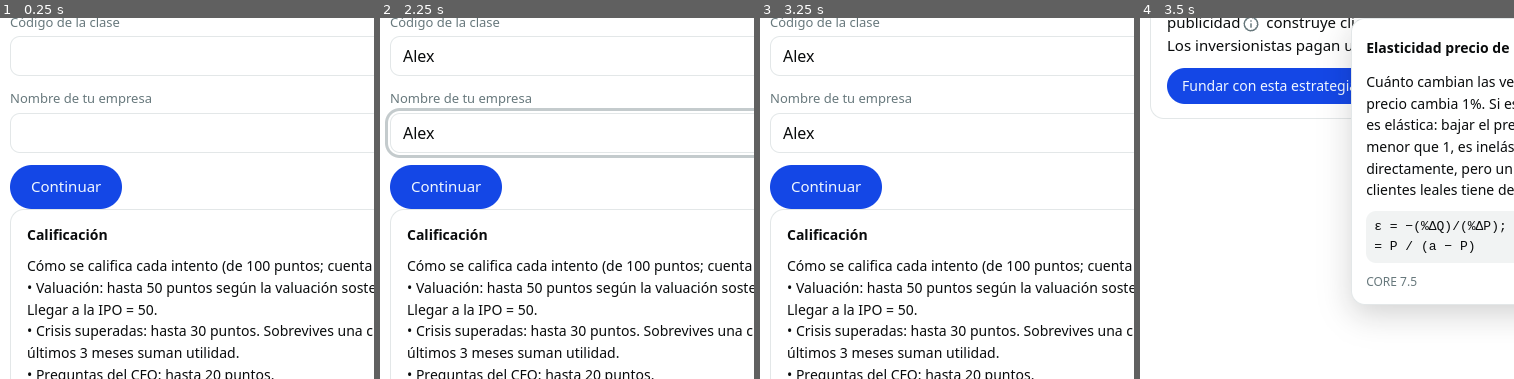
Above: before the commit, frames 1-4 (left to right).
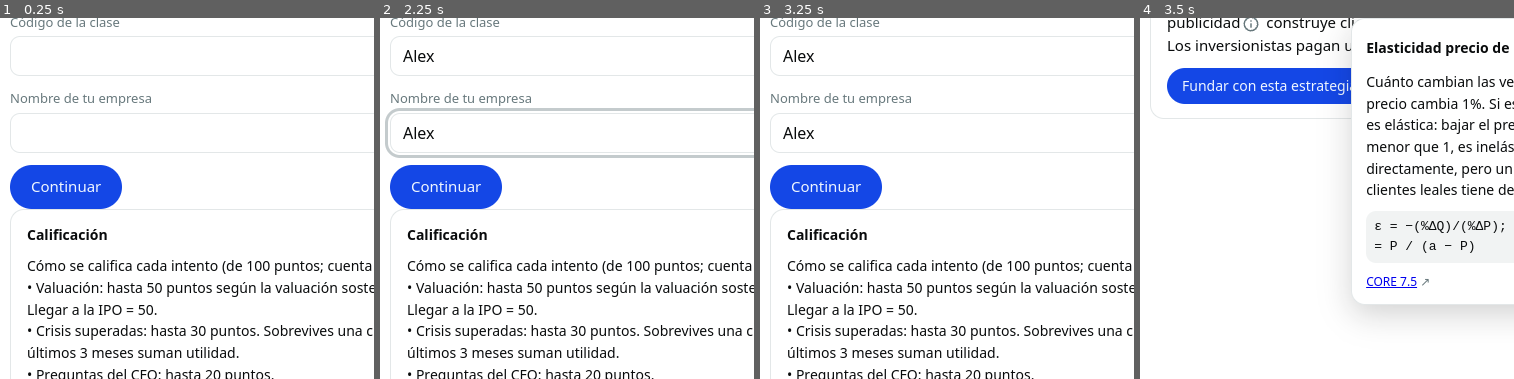
Above: after the commit, the same moments.

Repository: marionomics/econ-business-game
Game: browser game, page index.html
Two runs of this game, one before a commit and one after it. Both use one fixed random seed, a clock stepped at 60 frames per second and the inputs below.
Inputs (mouse positions are % of the whole screen's width and height, from its top left):
- Up to frame 1 (0.25 s): no input
- Up to frame 2 (2.25 s): click (50, 22) at 0.27 s; type "Alex" at 0.27 s; click (50, 32) at 0.52 s; type "Alex" at 0.52 s; click (50, 43) at 0.77 s; type "Alex" at 0.77 s; click (50, 59) at 1.07 s; tap one key every 0.2 s from 1.17 s: C R A N E Enter; click (30, 39) at 1.67 s; click (50, 53) at 1.77 s; type "Alex" at 1.77 s
- Up to frame 3 (3.25 s): press the mouse at (69, 34) at 2.27 s; tap one key every 0.2 s from 2.37 s: M O I S T; release the mouse at (50, 29) at 2.4 s; click (65, 69) at 2.87 s
- Up to frame 4 (3.5 s): click "Continuar" at 3.27 s; tap Enter at 3.37 s; click (32, 36) at 3.47 s
The pictures show only the part of the screen within x 0-50%, y 37-87%; the shares and areas given below are measured in that part.

Frames 1-3 are identical in both runs. In frame 4, 0.2% of the frame differs, in the area x 60-78%, y 71-75%.

Commit message:
feat: links to the CORE textbook
Co-Authored-By: Claude Opus 5.5 <noreply@anthropic.com>
Claude-Session: https://claude.ai/code/session_0186Vbd1wRBqMGj1yCiT1bTD

Diff:
--- /dev/null
+++ b/js/content/core.js
@@ -0,0 +1,18 @@
+// Links to the CORE textbook (The Economy 2.0, Microeconomics, Unit 7), in the reader's language.
+import { getLocale } from './locale.js';
+
+const BASE = 'https://books.core-econ.org/the-economy/microeconomics/';
+export const CORE_SLUGS = {
+  '7.1': '01-winning-brands', '7.2': '02-breakfast-cereal', '7.3': '03-large-scale-production', '7.4': '04-beautiful-cars',
+  '7.5': '05-demand-elasticity-revenue', '7.6': '06-maximize-profit', '7.7': '07-divided-surplus',
+  '7.8': '08-price-setting-competition-market', '7.9': '09-firms-differentiate-products', '7.10': '10-strategic-price-setting',
+  '7.11': '11-decreasing-long-run-costs', '7.12': '12-influencing-market-power', '7.13': '13-summary',
+};
+export function coreUrl(section, locale = getLocale()) {
+  const slug = CORE_SLUGS[section]; if (!slug) return null;
+  return `${BASE}${locale === 'es' ? 'es/' : ''}07-firm-and-customers-${slug}.html`;
+}
+export const coreRefs = (text) => [...String(text ?? '').matchAll(/CORE (7\.\d+)/g)].map((m) => ({ section: m[1], url: coreUrl(m[1]) }));
+// Turns "CORE 7.x" inside already-escaped HTML into links.
+export const linkCore = (html) => html.replace(/CORE (7\.\d+)/g, (all, sec) => { const u = coreUrl(sec);
+  return u ? `<a href="${u}" target="_blank" rel="noopener">${all}</a>` : all; });
--- a/js/ui/components.js
+++ b/js/ui/components.js
@@ -1,6 +1,7 @@
 // String components styled like the shadcn preset. Events are delegated in main.js via data-* attributes.
 import { esc, icon } from './dom.js';
 import { glossaryTerm } from '../content/glossary.js';
+import { linkCore } from '../content/core.js';
 
 export const button = ({ label, variant = 'default', size = 'md', attrs = '', ico = '' }) =>
   `<button class="btn btn-${variant} btn-${size}" ${attrs}>${ico ? icon(ico) : ''}<span>${esc(label)}</span></button>`;
@@ -17,7 +18,7 @@
       out += esc(par.slice(last, m.index)) + `<span class="term">${esc(label)}${infoButton(m[1], label)}</span>`;
       last = m.index + m[0].length;
     }
-    return `<p>${out + esc(par.slice(last))}</p>`;
+    return `<p>${linkCore(out + esc(par.slice(last)))}</p>`;
   }).join('');
 }
 // Like richText but inline (no paragraphs), for labels.
@@ -38,7 +39,7 @@
   const g = glossaryTerm(term); if (!g) return '';
   return `<div class="popover" role="dialog" aria-label="${esc(g.title)}"><div class="popover-head"><strong>${esc(g.title)}</strong>
     <button class="btn btn-ghost btn-icon" data-close-popover aria-label="Cerrar">${icon('close')}</button></div>
-    <p>${esc(g.body)}</p>${g.formula ? `<p class="formula">${esc(g.formula)}</p>` : ''}${g.core ? `<p class="core">${esc(g.core)}</p>` : ''}</div>`;
+    <p>${esc(g.body)}</p>${g.formula ? `<p class="formula">${esc(g.formula)}</p>` : ''}${g.core ? `<p class="core">${linkCore(esc(g.core))} ↗</p>` : ''}</div>`;
 }
 
 export const dialog = ({ title, body, actions = '' }) =>
--- a/js/ui/screens.js
+++ b/js/ui/screens.js
@@ -3,6 +3,7 @@
 import { button, card, dialog, richText, richInline } from './components.js';
 import { fmt, number, gradingIntro, endingText, CFO_NAME, cfoLong } from '../content/copy.js';
 import { glossaryAll } from '../content/glossary.js';
+import { linkCore } from '../content/core.js';
 import { ENDINGS, classifyEnding } from '../sim/endings.js';
 
 export function welcomeScreen(id = {}, error = '') {
@@ -39,6 +40,6 @@
 }
 
 export function manualDialog() {
-  const body = glossaryAll().map((g) => `<h3>${esc(g.title)}</h3><p>${esc(g.body)}</p>${g.formula ? `<p class="formula">${esc(g.formula)}</p>` : ''}${g.core ? `<p class="core">${esc(g.core)}</p>` : ''}`).join('');
+  const body = glossaryAll().map((g) => `<h3>${esc(g.title)}</h3><p>${esc(g.body)}</p>${g.formula ? `<p class="formula">${esc(g.formula)}</p>` : ''}${g.core ? `<p class="core">${linkCore(esc(g.core))} ↗</p>` : ''}`).join('');
   return dialog({ title: fmt('ui.manual'), body: `<div class="glossary">${body}</div>` });
 }
--- /dev/null
+++ b/tests/core-links.test.js
@@ -0,0 +1,24 @@
+import { test } from 'node:test';
+import assert from 'node:assert/strict';
+import { CORE_SLUGS, coreUrl, coreRefs } from '../js/content/core.js';
+import { GLOSSARY } from '../js/content/glossary.js';
+import { richText } from '../js/ui/components.js';
+import { setLocale } from '../js/content/locale.js';
+
+const B = 'https://books.core-econ.org/the-economy/microeconomics/';
+test('coreUrl builds the Spanish and English section URLs', () => {
+  assert.equal(coreUrl('7.5', 'es'), B + 'es/07-firm-and-customers-05-demand-elasticity-revenue.html');
+  assert.equal(coreUrl('7.5', 'en'), B + '07-firm-and-customers-05-demand-elasticity-revenue.html');
+  assert.equal(coreUrl('7.12', 'en'), B + '07-firm-and-customers-12-influencing-market-power.html');
+  assert.equal(coreUrl('7.99', 'es'), null); assert.equal(Object.keys(CORE_SLUGS).length, 13);
+});
+test('every glossary CORE reference maps to a URL', () => {
+  for (const [id, g] of Object.entries(GLOSSARY)) if (g.core) for (const r of coreRefs(g.core)) assert.ok(r.url, `${id}: ${g.core}`);
+  assert.ok(Object.values(GLOSSARY).some((g) => g.core));
+});
+test('coreRefs finds sections in text', () => assert.deepEqual(coreRefs('ver CORE 7.12 y CORE 7.2').map((r) => r.section), ['7.12', '7.2']));
+test('richText links CORE citations in the current language', () => {
+  setLocale('es'); const html = richText('Esto lo persigue la política de competencia (CORE 7.12).');
+  assert.match(html, /<a [^>]*href="https:\/\/books\.core-econ\.org\/the-economy\/microeconomics\/es\/07-firm-and-customers-12-influencing-market-power\.html"[^>]*target="_blank"[^>]*rel="noopener"/);
+  setLocale('en'); assert.doesNotMatch(richText('CORE 7.12'), /\/es\//); setLocale('es');
+});
